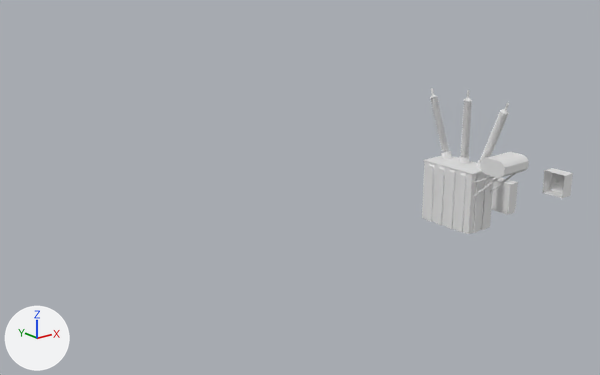
An edit to the FBX model Assets/Art/FBX/Environment/Slums/Props/Enviornment_Slums_PowerboxPack.fbx, drawn before and after from the same camera.
Before and after are seen from a camera (50 mm lens) standing at (-42.7, -32.5, 17.7) and looking at (-12.0, 5.9, 2.4). Arrows for +X, +Y and +Z are at lower left; the lights stay in place. Where no turn or scale is listed for an object, it has been applied to the vertices.

The scene before the commit, as lines of its bpy script (objects in view):
```python
me_cube_002 = bpy.data.meshes.new('Cube.002')
me_cube_002.from_pydata(...)  # 69 vertices, 62 faces; spans x 0.0..1.166, y -0.717..0.717, z -0.717..0.717
me_cube_002.materials.append(mat_material_001)  # white #e7e7e7
me_cube_003 = bpy.data.meshes.new('Cube.003')
me_cube_003.from_pydata(...)  # 28 vertices, 23 faces; spans x -0.34..0.43, y -1.12..1.12, z 0.0..2.06
me_cube_003.materials.append(mat_material_001)  # white #e7e7e7
me_cylinder_001 = bpy.data.meshes.new('Cylinder.001')
me_cylinder_001.from_pydata(...)  # 4010 vertices, 3134 faces; spans x -1.11..1.15, y -4.28..3.04, z 0.0..8.33
me_cylinder_001.materials.append(mat_material_001)  # white #e7e7e7
ob_cube = bpy.data.objects.new('Cube', me_cube_003)
ob_cube.location = (0.0, 0.0, -0.04)
ob_cube_001 = bpy.data.objects.new('Cube.001', me_cube_002)
ob_cube_001.location = (-0.42, -4.31, 2.82)
ob_cylinder = bpy.data.objects.new('Cylinder', me_cylinder_001)
ob_cylinder.location = (-4.16, 0.0, 0.0)
```
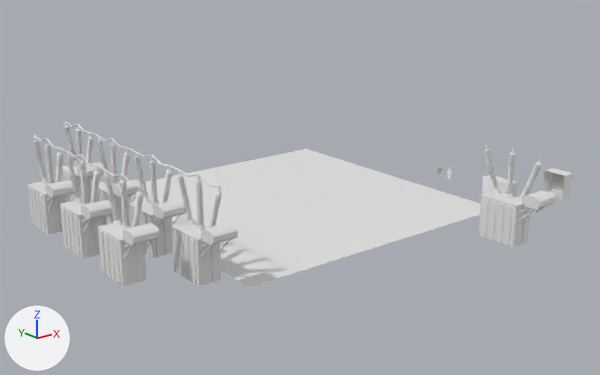
Commit message: Arena Improved

Pixel boxes [x1, y1, x2, y2] of what changed, in the pictures (600 x 375 px):
```json
{"object": "ArenaFloor", "change": "added", "after": [131, 149, 481, 287]}
{"object": "TransformerArray", "change": "added", "after": [27, 121, 238, 286]}
{"object": "Cylinder", "change": "moved, rescaled", "before": [422, 88, 529, 234], "after": [479, 144, 556, 247], "on screen": "28% narrower, 29% shorter"}
```

Scene script edits in JSON lines:
```json
{"op": "add", "block": "me_plane", "code": ["me_plane = bpy.data.meshes.new('Plane')", "me_plane.from_pydata([(-20.0, 0.0, 0.0), (0.0, 0.0, 0.0), (-20.0, 20.0, 0.0), (0.0, 20.0, 0.0)], [], [(0, 1, 3, 2)])"]}
{"op": "add", "block": "me_cylinder_001_1", "code": ["me_cylinder_001_1 = bpy.data.meshes.new('Cylinder.001')", "me_cylinder_001_1.from_pydata(...)  # 28280 vertices, 22139 faces; spans x -3.8..0.8, y -2.9..16.7, z 0.0..5.6", "me_cylinder_001_1.materials.append(mat_material_001)  # white #e7e7e7"]}
{"op": "set", "path": "ob_cylinder.location", "old": "(-4.16, 0.0, 0.0)", "new": "(-4.14, -3.67, 0.0)"}
{"op": "set", "path": "ob_cylinder.scale", "old": "(1.0, 1.0, 1.0)", "new": "(0.666, 0.666, 0.666)"}
{"op": "add", "block": "ob_arenafloor", "code": ["ob_arenafloor = bpy.data.objects.new('ArenaFloor', me_plane)", "ob_arenafloor.location = (0.0, 0.0, 0.0)"]}
{"op": "add", "block": "ob_transformerarray", "code": ["ob_transformerarray = bpy.data.objects.new('TransformerArray', me_cylinder_001_1)", "ob_transformerarray.location = (-21.3, 3.04, 0.0)"]}
```
